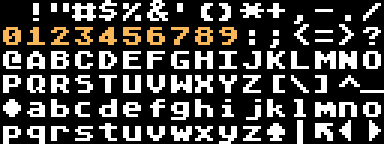
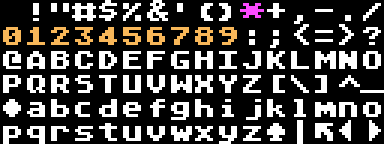
Revision of a layered (384, 144) image; what changed, layer by layer:
painted on "Pasted Layer" over bbox(240, 3, 264, 18)
